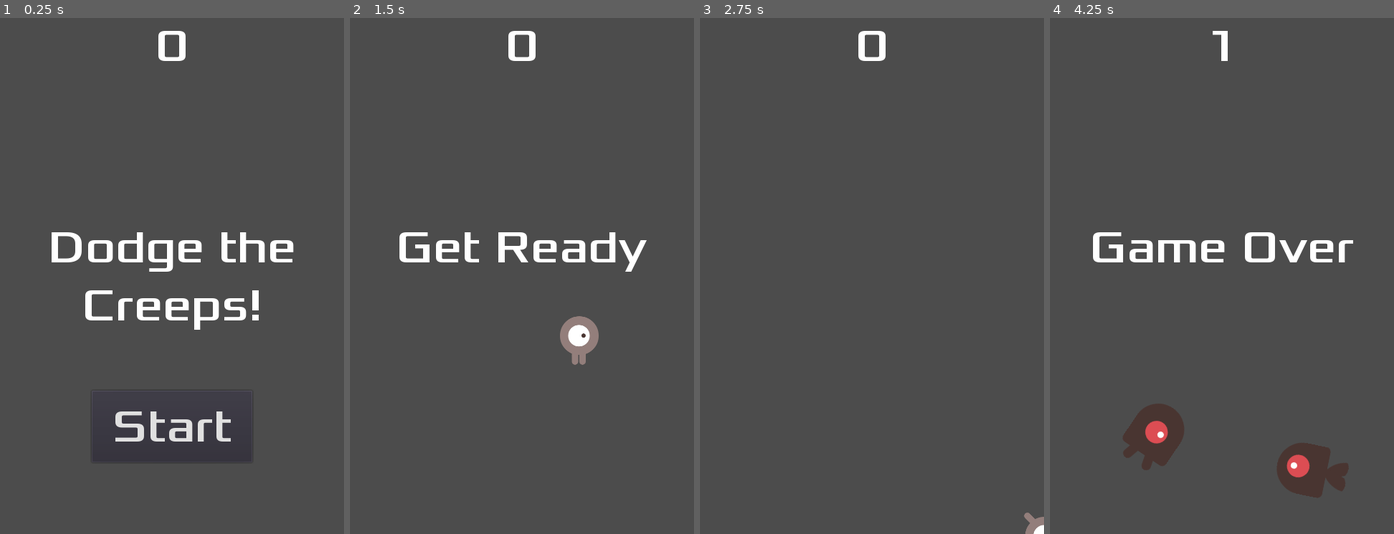
Above: before the commit, frames 1-4 (left to right).
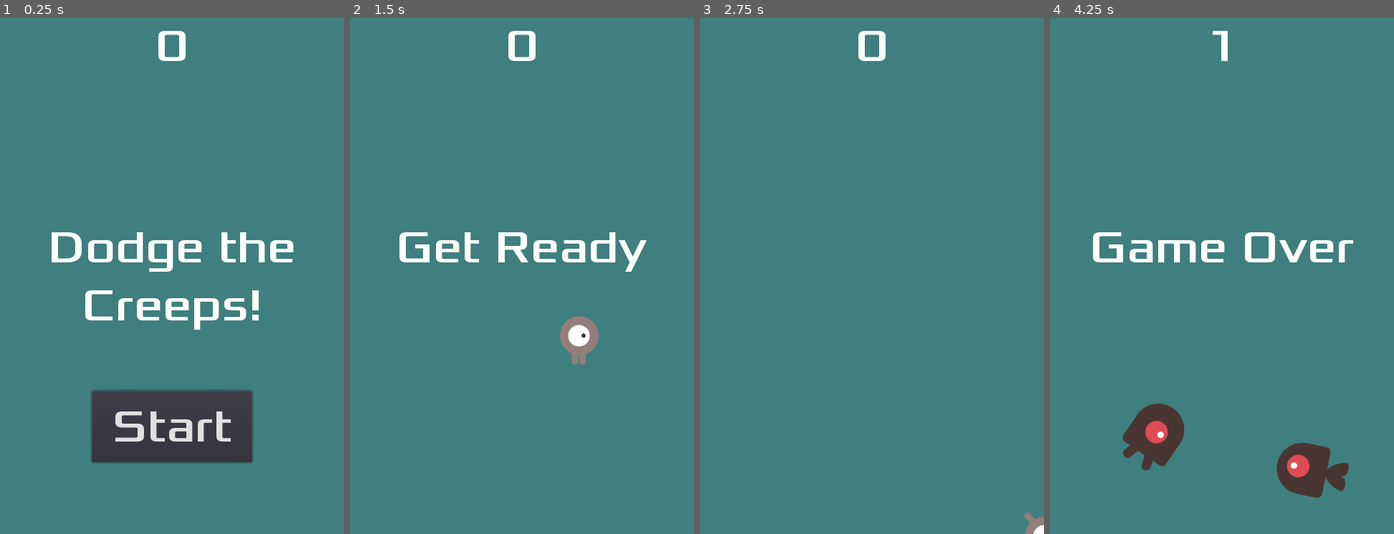
Above: after the commit, the same moments.

Repository: marpor/godot_first_2d_game
Game: Godot game, scene res://Main.tscn
Same seed, same stepped clock (60 frames per second), same inputs: the game is played once before the commit and once after it.
Inputs:
- Up to frame 1 (0.25 s): no input
- Up to frame 2 (1.5 s): click "Start" at 0.5 s; tap Enter at 1.25 s; hold Right (move_right) from 1.28 s (still down)
- Up to frame 3 (2.75 s): release Right (move_right) at 2.03 s; hold Down (move_down) from 2.03 s (still down)
- Up to frame 4 (4.25 s): release Down (move_down) at 2.78 s; hold Right (move_right) 2.78-3.53 s; hold Up (move_up) from 3.53 s (still down)

The runs differ from the first frame. In frame 1, 91% of the frame differs, in the area x 0-100%, y 0-100%; in frame 2, 97%; in frame 3, 100%; in frame 4, 95%.

Commit message:
Finishing up. Background

Diff:
--- a/Main.tscn
+++ b/Main.tscn
@@ -13,6 +13,11 @@
 [node name="Main" type="Node"]
 script = ExtResource( 2 )
 mob_scene = ExtResource( 3 )
+
+[node name="ColorRect" type="ColorRect" parent="."]
+anchor_right = 1.0
+anchor_bottom = 1.0
+color = Color( 0.25, 0.5, 0.5, 1 )
 
 [node name="Player" parent="." instance=ExtResource( 1 )]
 
